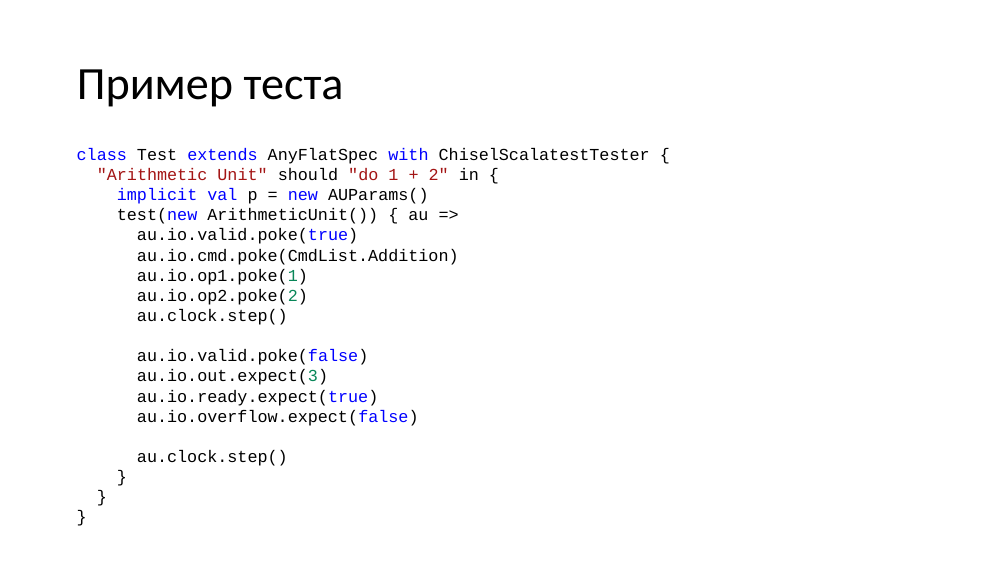
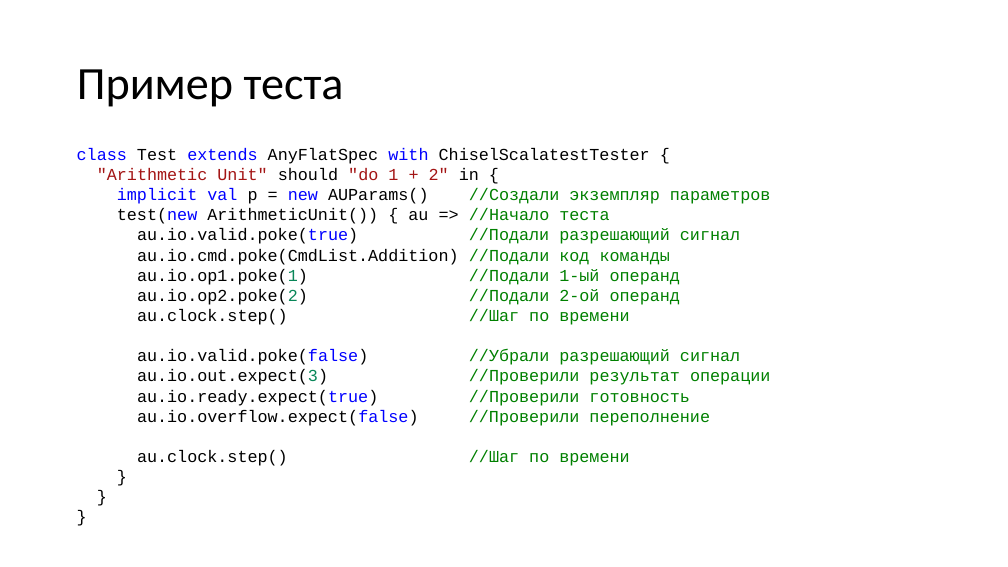
Before and after one commit to Asevulon/Maga_Tests_Chisel, a slide deck: slide 8 of Тестрирование на чизеле.pptx (slide 6 before the commit). Drawn at 1008x567 pixels with LibreOffice and Linux fonts; fonts in the diff are those of the drawing. Boxes give left, top, right and bottom in pixels: in the first picture for what was removed or moved away, otherwise in the second. Text is boxed around its words. In the diff, an @@ line names an element or a change of style, - is before the commit and + after.

Commit message:
123

```diff
--- a/Тестрирование на чизеле.pptx
+++ b/Тестрирование на чизеле.pptx
@@ text at (117,188,771,466): text changed; text colour #000000 to #008000 @@
-implicit val p = new AUParams()
-test(new ArithmeticUnit()) { au =>
-au.io.valid.poke(true)
-au.io.cmd.poke(CmdList.Addition)
-au.io.op1.poke(1)
-au.io.op2.poke(2)
-au.clock.step()
-au.io.valid.poke(false)
-au.io.out.expect(3)
-au.io.ready.expect(true)
-au.io.overflow.expect(false)
-au.clock.step()
+implicit val p = new AUParams() //Создали экземпляр параметров
+test(new ArithmeticUnit()) { au => //Начало теста
+au.io.valid.poke(true) //Подали разрешающий сигнал
+au.io.cmd.poke(CmdList.Addition) //Подали код команды
+au.io.op1.poke(1) //Подали 1-ый операнд
+au.io.op2.poke(2) //Подали 2-ой операнд
+au.clock.step() //Шаг по времени
+au.io.valid.poke(false) //Убрали разрешающий сигнал
+au.io.out.expect(3) //Проверили результат операции
+au.io.ready.expect(true) //Проверили готовность
+au.io.overflow.expect(false) //Проверили переполнение
+au.clock.step() //Шаг по времени
```
Also in this commit, not shown: 3 other slides changed, 2 slides added.
